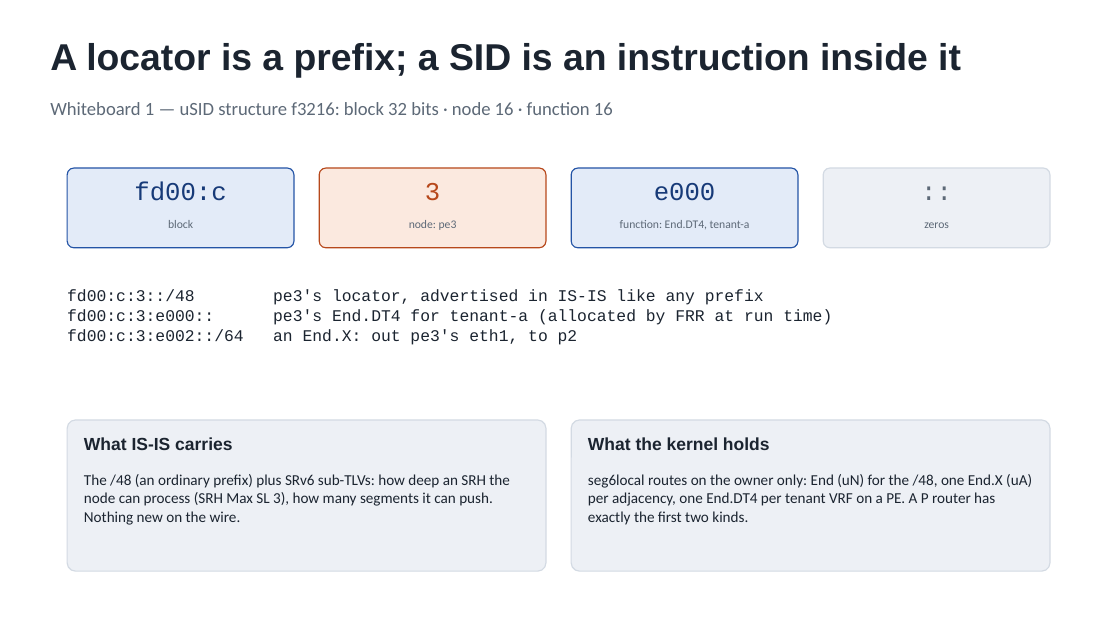
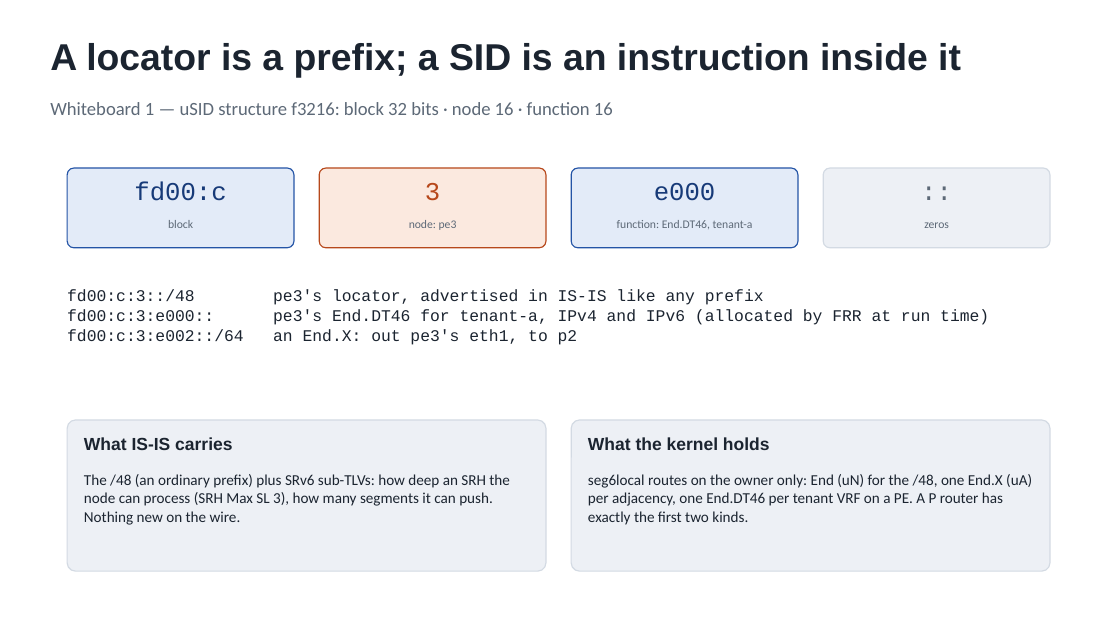
Before and after one commit to dcantor/srv6-core, a slide deck: slide 4 of docs/session/slides.pptx. Drawn at 1120x630 pixels with LibreOffice and Linux fonts; fonts in the diff are those of the drawing. Boxes give left, top, right and bottom in pixels: in the first picture for what was removed or moved away, otherwise in the second. Text is boxed around its words. In the diff, an @@ line names an element or a change of style, - is before the commit and + after.

```diff
--- a/docs/session/slides.pptx
+++ b/docs/session/slides.pptx
@@ text at [617, 220, 753, 229]: text changed @@
-function: End.DT4, tenant-a
+function: End.DT46, tenant-a
@@ text at [273, 309, 989, 325]: text changed @@
-fd00:c:3:e000:: pe3's End.DT4 for tenant-a (allocated by FRR at run time)
+fd00:c:3:e000:: pe3's End.DT46 for tenant-a, IPv4 and IPv6 (allocated by FRR at run time)
@@ text at [588, 474, 1032, 525]: text changed @@
-seg6local routes on the owner only: End (uN) for the /48, one End.X (uA) per adjacency, one End.DT4 per tenant VRF on a PE. A P router has exactly the first two kinds.
+seg6local routes on the owner only: End (uN) for the /48, one End.X (uA) per adjacency, one End.DT46 per tenant VRF on a PE. A P router has exactly the first two kinds.
```
Also in this commit, not shown: 8 other slides changed, 43 other files.
